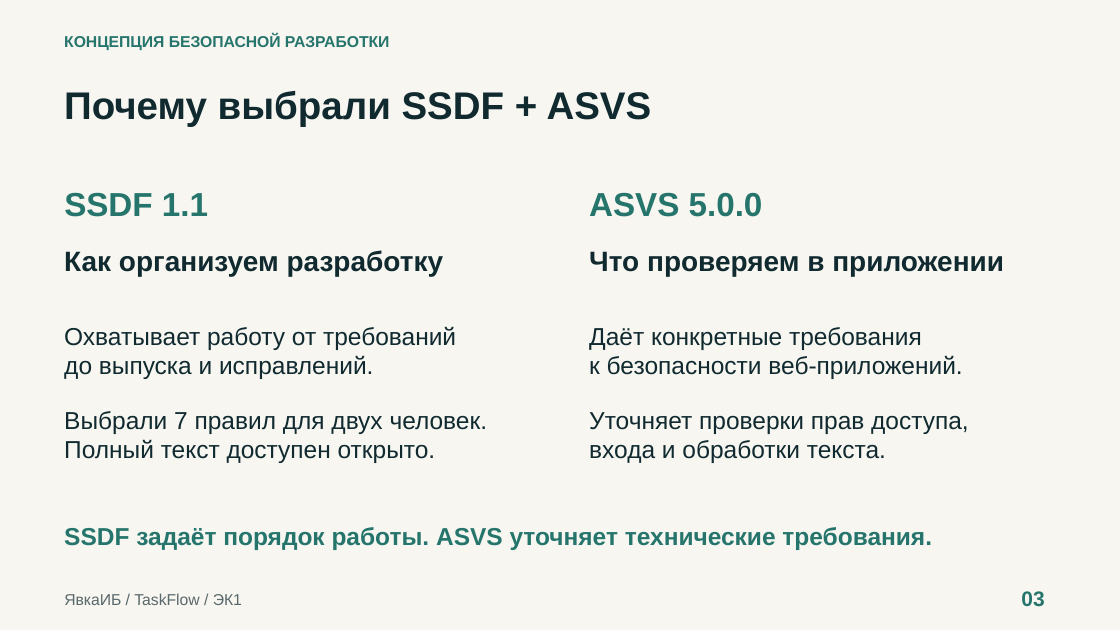
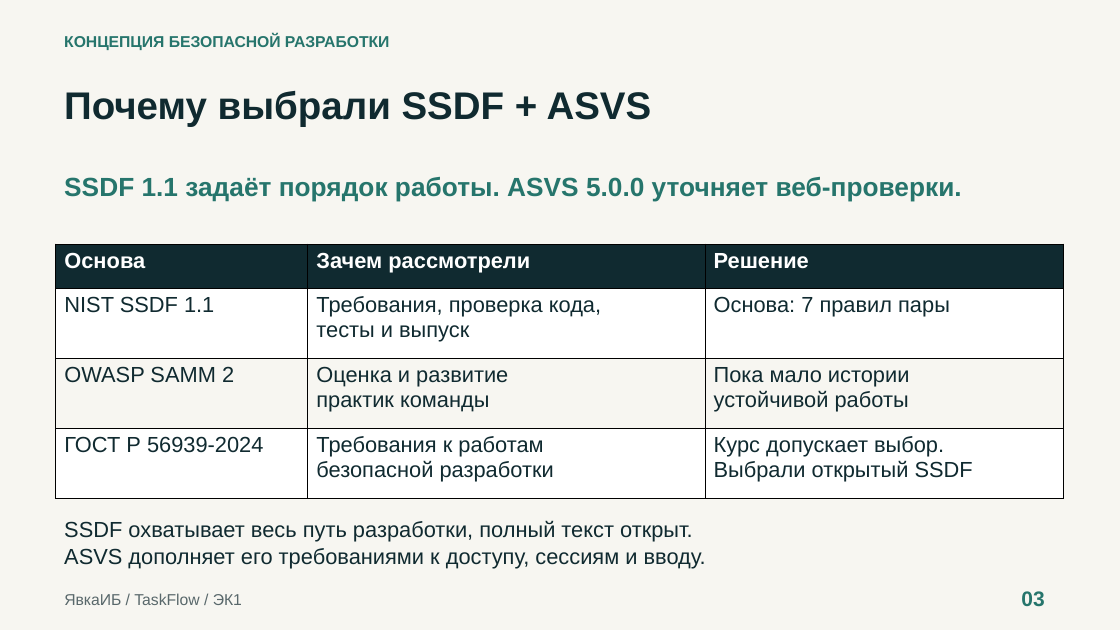
Before and after one commit to rbeketov/rbpo-yavkaib, a slide deck: slide 3 of presentation/taskflow-ek1.pptx. Drawn at 1120x630 pixels with LibreOffice and Linux fonts; fonts in the diff are those of the drawing. Boxes give left, top, right and bottom in pixels: in the first picture for what was removed or moved away, otherwise in the second. Text is boxed around its words. In the diff, an @@ line names an element or a change of style, - is before the commit and + after.

Commit message:
Restore detailed EK1 slides and map participant plans to SSDF and ASVS

```diff
--- a/presentation/taskflow-ek1.pptx
+++ b/presentation/taskflow-ek1.pptx
@@ text at (64,177,962,202): text changed; size 28.5 to 22.5 pt @@
-ASVS 5.0.0
+SSDF 1.1 задаёт порядок работы. ASVS 5.0.0 уточняет веб-проверки.
@@ text removed at (64,192,208,217) @@
-SSDF 1.1
@@ table added at (56,245,1065,499), 4 rows, 3 columns @@
+Основа | Зачем рассмотрели | Решение
+NIST SSDF 1.1 | Требования, проверка кода, / тесты и выпуск | Основа: 7 правил пары
+OWASP SAMM 2 | Оценка и развитие / практик команды | Пока мало истории / устойчивой работы
+ГОСТ Р 56939-2024 | Требования к работам / безопасной разработки | Курс допускает выбор. / Выбрали открытый SSDF
@@ text removed at (64,250,444,276) @@
-Как организуем разработку
@@ text removed at (589,251,1004,276) @@
-Что проверяем в приложении
@@ text removed at (64,326,488,463) @@
-Охватывает работу от требований
-до выпуска и исправлений.
-Выбрали 7 правил для двух человек.
-Полный текст доступен открыто.
@@ text removed at (589,327,969,463) @@
-Даёт конкретные требования
-к безопасности веб-приложений.
-Уточняет проверки прав доступа,
-входа и обработки текста.
@@ text removed at (64,527,932,550) @@
-SSDF задаёт порядок работы. ASVS уточняет технические требования.
@@ text added at (64,520,706,568), 18.8 pt, text #102A30 @@
+SSDF охватывает весь путь разработки, полный текст открыт.
+ASVS дополняет его требованиями к доступу, сессиям и вводу.
```
Also in this commit, not shown: 6 other slides changed, 2 slides added, 2 slides removed, 4 other files.
